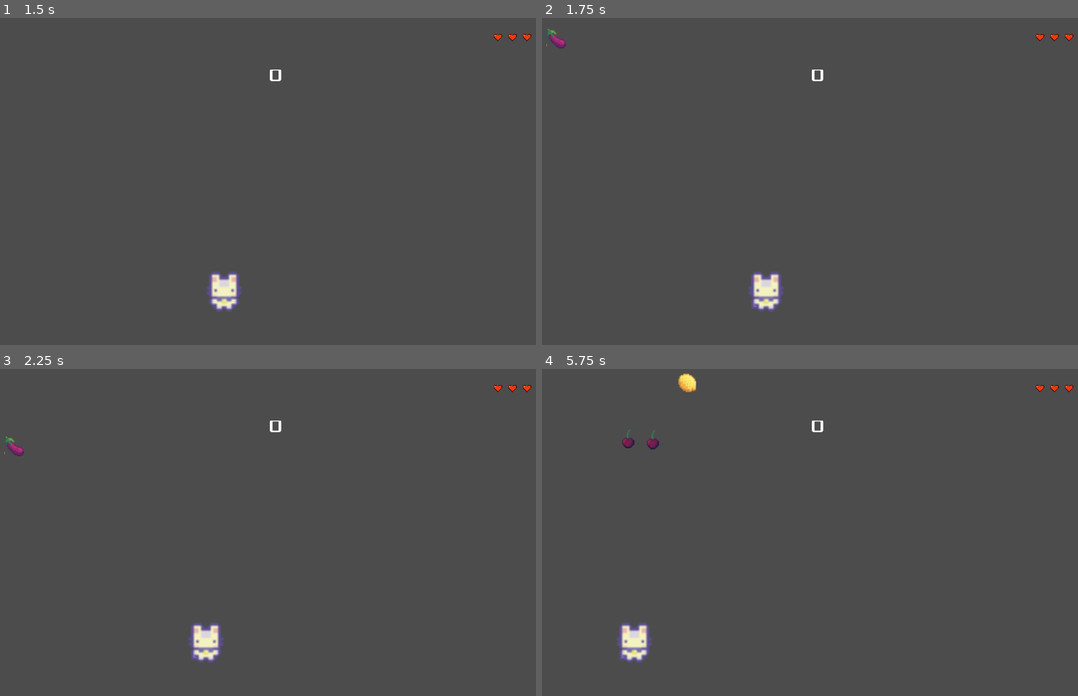
Above: before the commit, frames 1-4 (two rows, left to right).
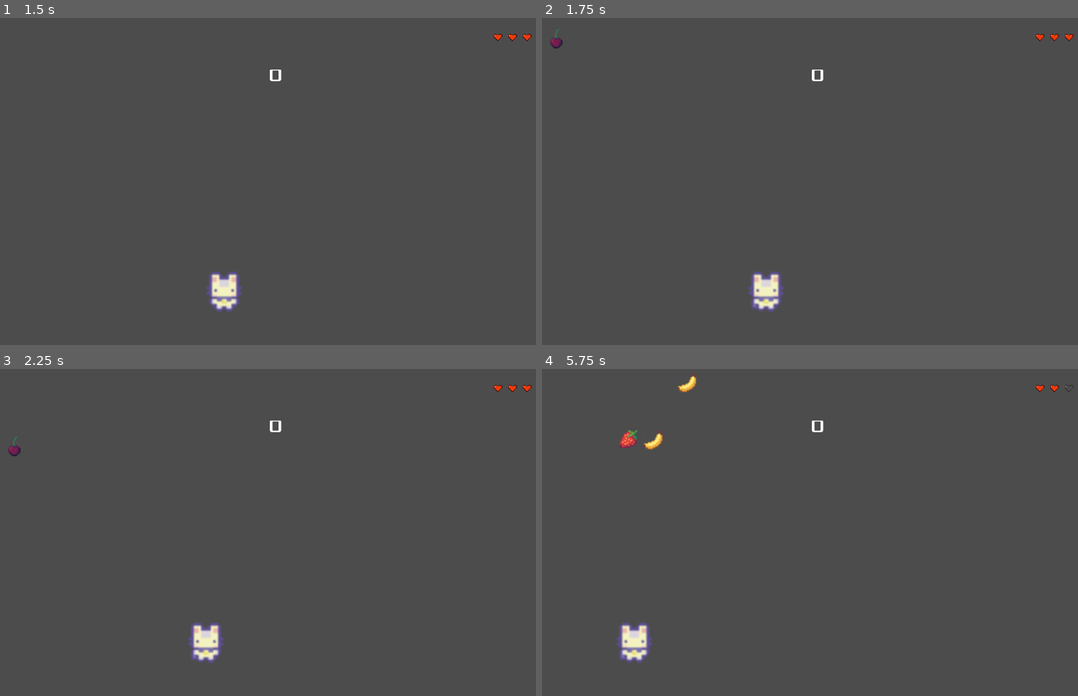
Above: after the commit, the same moments.

Repository: ColinKYuen/BQ-Game-Jam
Game: Godot game, scene res://Scenes/Main.tscn
Two runs of this game, one before a commit and one after it. Both use one fixed random seed, a clock stepped at 60 frames per second and the inputs below.
Inputs:
- Up to frame 1 (1.5 s): click "Start" at 0.5 s; tap Enter at 1.25 s; hold D (move_right) from 1.28 s (still down)
- Up to frame 2 (1.75 s): keep holding D (move_right)
- Up to frame 3 (2.25 s): release D (move_right) at 2.03 s; hold Left (move_left) from 2.03 s (still down)
- Up to frame 4 (5.75 s): release Left (move_left) at 2.78 s; hold D (move_right) 2.78-4.28 s; hold Left (move_left) from 4.28 s (still down)

Frame 1 is identical in both runs. In frame 2, 0.1% of the frame differs, in the area x 0-5%, y 3-10%; in frame 3, 0.1%; in frame 4, 0.4%, in the area x 14-100%, y 1-25%.

Commit message:
Refactor fruit (#20)
* Refactor good fruits to single scene

Diff:
--- a/Scenes/BadFruit.tscn
+++ b/Scenes/BadFruit.tscn
@@ -4,7 +4,7 @@
 [ext_resource path="res://art/Fruit+.png" type="Texture" id=2]
 
 [sub_resource type="RectangleShape2D" id=1]
-extents = Vector2( 6, 7.5 )
+extents = Vector2( 6, 24 )
 
 [node name="BadFruit" type="Area2D"]
 scale = Vector2( 4, 1 )
@@ -14,6 +14,7 @@
 shape = SubResource( 1 )
 
 [node name="Sprite" type="Sprite" parent="."]
+scale = Vector2( 1, 4 )
 texture = ExtResource( 2 )
 hframes = 38
 vframes = 6
--- a/Scenes/Fruits/Banana.tscn
+++ /dev/null
@@ -1,20 +0,0 @@
-[gd_scene load_steps=4 format=2]
-
-[ext_resource path="res://art/Fruit+.png" type="Texture" id=1]
-[ext_resource path="res://Scripts/Fruit.gd" type="Script" id=2]
-
-[sub_resource type="RectangleShape2D" id=1]
-extents = Vector2( 8, 8 )
-
-[node name="Banana" type="Area2D"]
-scale = Vector2( 4, 4 )
-script = ExtResource( 2 )
-
-[node name="Hitbox" type="CollisionShape2D" parent="."]
-shape = SubResource( 1 )
-
-[node name="Sprite" type="Sprite" parent="."]
-texture = ExtResource( 1 )
-hframes = 38
-vframes = 6
-frame = 7
--- a/Scenes/Fruits/Cherry.tscn
+++ /dev/null
@@ -1,20 +0,0 @@
-[gd_scene load_steps=4 format=2]
-
-[ext_resource path="res://art/Fruit+.png" type="Texture" id=1]
-[ext_resource path="res://Scripts/Fruit.gd" type="Script" id=2]
-
-[sub_resource type="RectangleShape2D" id=1]
-extents = Vector2( 6, 8 )
-
-[node name="Cherry" type="Area2D"]
-scale = Vector2( 4, 4 )
-script = ExtResource( 2 )
-
-[node name="Hitbox" type="CollisionShape2D" parent="."]
-shape = SubResource( 1 )
-
-[node name="Sprite" type="Sprite" parent="."]
-texture = ExtResource( 1 )
-hframes = 38
-vframes = 6
-frame = 15
--- a/Scenes/Fruits/DragonFruit.tscn
+++ /dev/null
@@ -1,21 +0,0 @@
-[gd_scene load_steps=4 format=2]
-
-[ext_resource path="res://art/Fruit+.png" type="Texture" id=1]
-[ext_resource path="res://Scripts/Fruit.gd" type="Script" id=2]
-
-[sub_resource type="RectangleShape2D" id=1]
-extents = Vector2( 6, 7.5 )
-
-[node name="DragonFruit" type="Area2D"]
-scale = Vector2( 4, 4 )
-script = ExtResource( 2 )
-
-[node name="Hitbox" type="CollisionShape2D" parent="."]
-position = Vector2( 0, -0.5 )
-shape = SubResource( 1 )
-
-[node name="Sprite" type="Sprite" parent="."]
-texture = ExtResource( 1 )
-hframes = 38
-vframes = 6
-frame = 21
--- a/Scenes/Fruits/Eggplant.tscn
+++ /dev/null
@@ -1,20 +0,0 @@
-[gd_scene load_steps=4 format=2]
-
-[ext_resource path="res://art/Fruit+.png" type="Texture" id=1]
-[ext_resource path="res://Scripts/Fruit.gd" type="Script" id=2]
-
-[sub_resource type="RectangleShape2D" id=1]
-extents = Vector2( 8, 8 )
-
-[node name="Eggplant" type="Area2D"]
-scale = Vector2( 4, 4 )
-script = ExtResource( 2 )
-
-[node name="Hitbox" type="CollisionShape2D" parent="."]
-shape = SubResource( 1 )
-
-[node name="Sprite" type="Sprite" parent="."]
-texture = ExtResource( 1 )
-hframes = 38
-vframes = 6
-frame = 25
--- a/Scenes/Fruits/Lemon.tscn
+++ /dev/null
@@ -1,20 +0,0 @@
-[gd_scene load_steps=4 format=2]
-
-[ext_resource path="res://art/Fruit+.png" type="Texture" id=1]
-[ext_resource path="res://Scripts/Fruit.gd" type="Script" id=2]
-
-[sub_resource type="RectangleShape2D" id=1]
-extents = Vector2( 8, 8 )
-
-[node name="Lemon" type="Area2D"]
-scale = Vector2( 4, 4 )
-script = ExtResource( 2 )
-
-[node name="Hitbox" type="CollisionShape2D" parent="."]
-shape = SubResource( 1 )
-
-[node name="Sprite" type="Sprite" parent="."]
-texture = ExtResource( 1 )
-hframes = 38
-vframes = 6
-frame = 18
--- a/Scenes/Fruits/Peach.tscn
+++ /dev/null
@@ -1,22 +0,0 @@
-[gd_scene load_steps=4 format=2]
-
-[ext_resource path="res://art/Fruit+.png" type="Texture" id=1]
-[ext_resource path="res://Scripts/Fruit.gd" type="Script" id=2]
-
-[sub_resource type="RectangleShape2D" id=1]
-extents = Vector2( 7.5, 8 )
-
-[node name="Peach" type="Area2D"]
-scale = Vector2( 4, 4 )
-script = ExtResource( 2 )
-
-[node name="Hitbox" type="CollisionShape2D" parent="."]
-position = Vector2( 0.5, 2 )
-shape = SubResource( 1 )
-
-[node name="Sprite" type="Sprite" parent="."]
-position = Vector2( 0, 2 )
-texture = ExtResource( 1 )
-hframes = 38
-vframes = 6
-frame = 12
--- a/Scenes/Fruits/Strawberry.tscn
+++ /dev/null
@@ -1,21 +0,0 @@
-[gd_scene load_steps=4 format=2]
-
-[ext_resource path="res://art/Fruit+.png" type="Texture" id=1]
-[ext_resource path="res://Scripts/Fruit.gd" type="Script" id=2]
-
-[sub_resource type="RectangleShape2D" id=1]
-extents = Vector2( 7.75, 7.75 )
-
-[node name="Strawberry" type="Area2D"]
-scale = Vector2( 4, 4 )
-script = ExtResource( 2 )
-
-[node name="Hitbox" type="CollisionShape2D" parent="."]
-position = Vector2( 0.25, 0.25 )
-shape = SubResource( 1 )
-
-[node name="Sprite" type="Sprite" parent="."]
-texture = ExtResource( 1 )
-hframes = 38
-vframes = 6
-frame = 27
--- /dev/null
+++ b/Scenes/GoodFruit.tscn
@@ -0,0 +1,56 @@
+[gd_scene load_steps=11 format=2]
+
+[ext_resource path="res://Scripts/Fruit.gd" type="Script" id=1]
+[ext_resource path="res://art/Fruit+.png" type="Texture" id=2]
+
+[sub_resource type="RectangleShape2D" id=1]
+extents = Vector2( 6, 24 )
+
+[sub_resource type="AtlasTexture" id=2]
+flags = 4
+atlas = ExtResource( 2 )
+region = Rect2( 112, 0, 16, 16 )
+
+[sub_resource type="AtlasTexture" id=3]
+flags = 4
+atlas = ExtResource( 2 )
+region = Rect2( 192, 0, 16, 16 )
+
+[sub_resource type="AtlasTexture" id=4]
+flags = 4
+atlas = ExtResource( 2 )
+region = Rect2( 240, 0, 16, 16 )
+
+[sub_resource type="AtlasTexture" id=5]
+flags = 4
+atlas = ExtResource( 2 )
+region = Rect2( 288, 0, 16, 16 )
+
+[sub_resource type="AtlasTexture" id=6]
+flags = 4
+atlas = ExtResource( 2 )
+region = Rect2( 400, 0, 16, 16 )
+
+[sub_resource type="AtlasTexture" id=7]
+flags = 4
+atlas = ExtResource( 2 )
+region = Rect2( 432, 0, 16, 16 )
+
+[sub_resource type="SpriteFrames" id=8]
+animations = [ {
+"frames": [ SubResource( 2 ), SubResource( 3 ), SubResource( 4 ), SubResource( 5 ), SubResource( 6 ), SubResource( 7 ) ],
+"loop": true,
+"name": "default",
+"speed": 5.0
+} ]
+
+[node name="GoodFruit" type="Area2D"]
+scale = Vector2( 4, 1 )
+script = ExtResource( 1 )
+
+[node name="Hitbox" type="CollisionShape2D" parent="."]
+shape = SubResource( 1 )
+
+[node name="AnimatedSprite" type="AnimatedSprite" parent="."]
+scale = Vector2( 1, 4 )
+frames = SubResource( 8 )
--- a/Scripts/Fruit.gd
+++ b/Scripts/Fruit.gd
@@ -28,5 +28,8 @@
 			pass
 	queue_free()
 
+func set_good_fruit(good_fruit_type: int):
+	$AnimatedSprite.set_frame(good_fruit_type)
+
 func set_bad_fruit():
 	self.is_good_fruit = false
--- a/Scripts/Main.gd
+++ b/Scripts/Main.gd
@@ -1,14 +1,6 @@
 extends Node2D
 
-const good_fruits = [
-	preload("res://Scenes/Fruits/Banana.tscn"),
-	preload("res://Scenes/Fruits/Cherry.tscn"),
-	preload("res://Scenes/Fruits/DragonFruit.tscn"),
-	preload("res://Scenes/Fruits/Eggplant.tscn"),
-	preload("res://Scenes/Fruits/Lemon.tscn"),
-	preload("res://Scenes/Fruits/Peach.tscn"),
-	preload("res://Scenes/Fruits/Strawberry.tscn")
-]
+const obj_good_fruit = preload("res://Scenes/GoodFruit.tscn")
 const obj_bad_fruit = preload("res://Scenes/BadFruit.tscn")
 
 var rng = RandomNumberGenerator.new()
@@ -16,6 +8,7 @@
 var window_width = OS.get_window_size().x
 var timer = 0
 var bad_fruit_chance = 5
+var num_good_fruits = 6
 
 var is_game_started: bool = false
 var fruit_container
@@ -37,11 +30,12 @@
 func spawn(location: float, speed: float, fruit_chance: float):
 	var spawn_fruit
 	if fruit_chance > bad_fruit_chance:
-		var good_fruit_index = rng.randi_range(0, good_fruits.size() - 1)
-		spawn_fruit = good_fruits[good_fruit_index].instance()
+		var good_fruit_type = rng.randi_range(0, num_good_fruits - 1)
+		spawn_fruit = obj_good_fruit.instance()
+		spawn_fruit.set_good_fruit(good_fruit_type)
 	else:
 		spawn_fruit = obj_bad_fruit.instance()
-		spawn_fruit.set_bad_fruit();
+		spawn_fruit.set_bad_fruit()
 
 	var fruit_size = spawn_fruit.get_node("Hitbox").get_viewport_rect().size.x
 	var spawn_location = min(max(fruit_size, location), (window_width - fruit_size))
